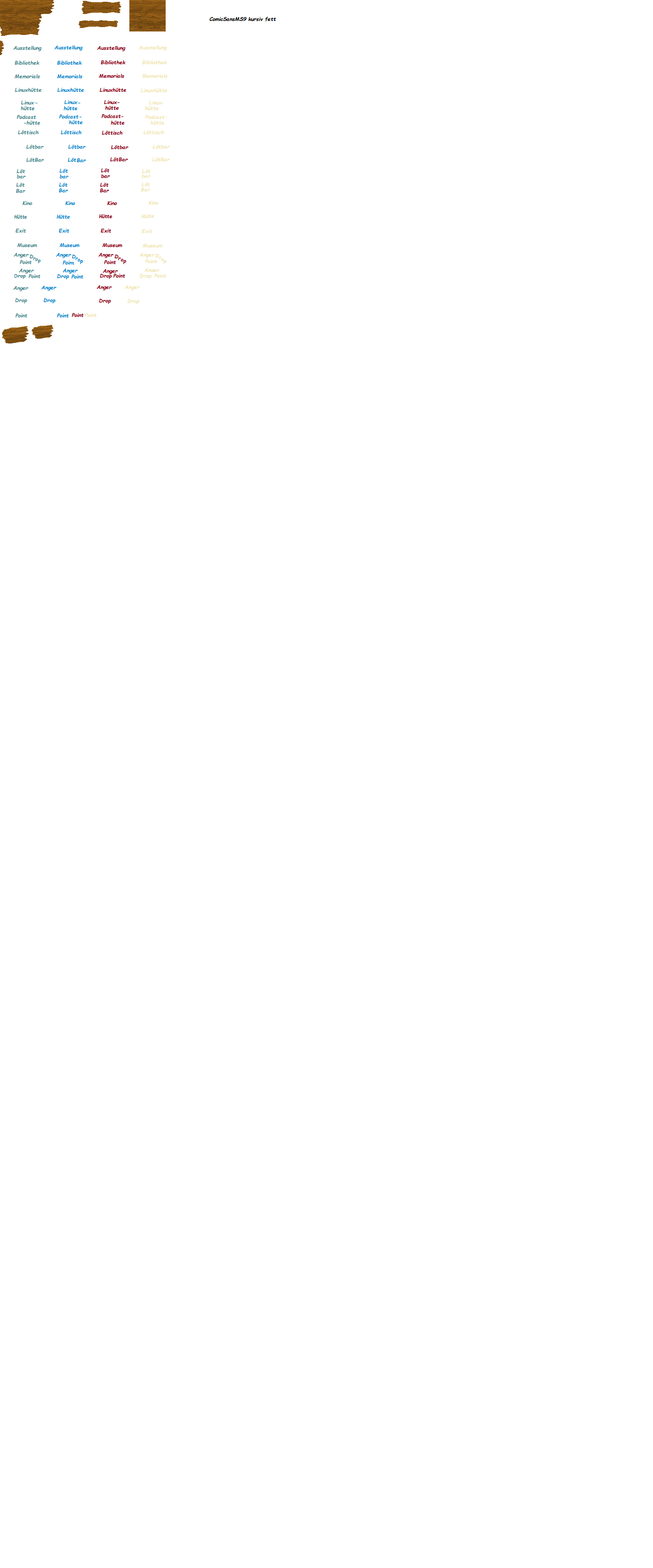
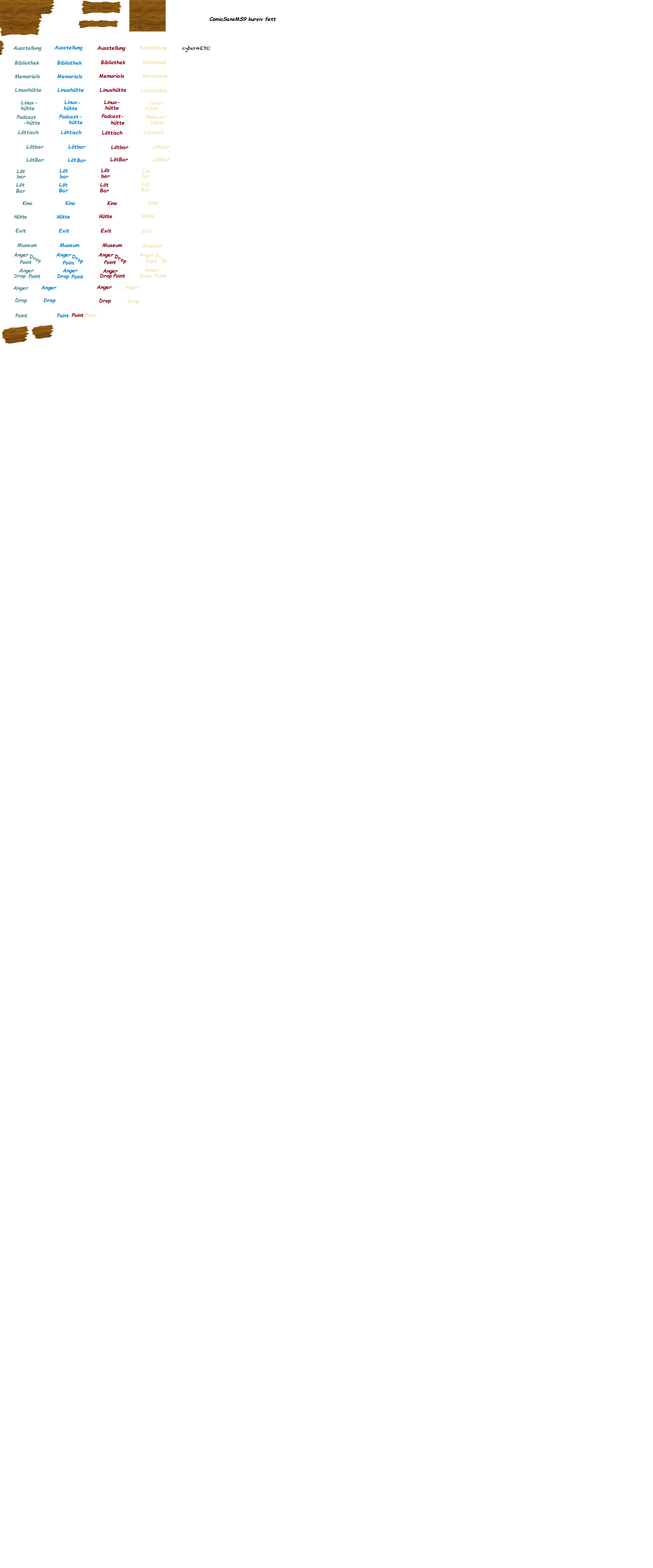
The second (653, 1568) image is a revision of the first. Changes to its layers:
added layer "Eingefügte Ebene" above "Cyber4EDU" over [182, 45, 211, 53]
